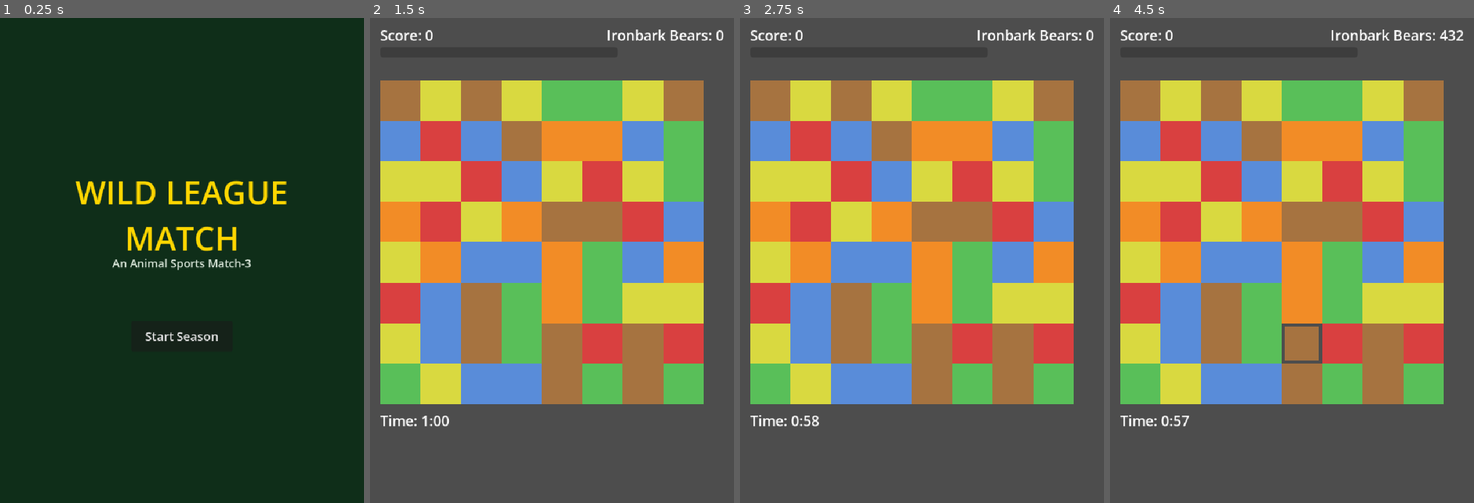
Above: before the commit, frames 1-4 (left to right).
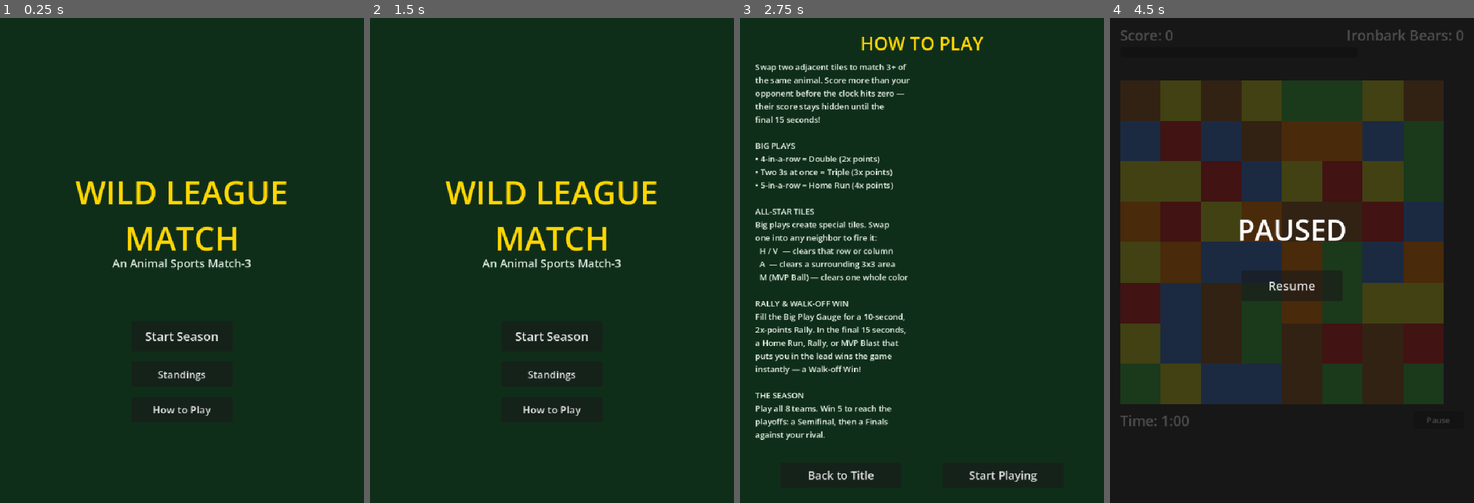
Above: after the commit, the same moments.

Repository: Pazderk/Wild-League-Match
Game: Godot game, scene res://scenes/title_screen.tscn
The game is run twice, just before and just after one commit, with the same random seed, the same clock (stepped at 60 frames per second) and the same inputs.
Inputs (mouse positions are in pixels of both pictures, inside the frame that each line leads up to):
- Up to frame 1 (0.25 s): no input
- Up to frame 2 (1.5 s): click "Start Season" (after the commit: "Standings") at 0.5 s; click (552, 464) at 1.25 s, where only the run after the commit has a clickable "Back to Title"
- Up to frame 3 (2.75 s): click (922, 410) at 2 s, where only the run after the commit has a clickable "How to Play"
- Up to frame 4 (4.5 s): click (1211, 473) at 2.75 s, where only the run after the commit has a clickable "Back to Title"; click (1292, 338) at 3.5 s, where only the run after the commit has a clickable "Start Season"; click (1437, 420) at 4.25 s, where only the run after the commit has a clickable "Pause"

The runs differ from the first frame. In frame 1, 0.3% of the frame differs, in the area x 42-58%, y 72-83%; in frame 2, 100%, in the area x 0-100%, y 0-100%; in frame 3, 100%; in frame 4, 100%.

Commit message:
Add a league standings hub, an in-game pause button, and a How to Play tutorial
- League Standings screen (from the title screen): current stage and
  record for regular season, an in-progress Semifinal/Finals series, or
  the season's terminal outcome, plus your record against all 8 teams
  with the rival marked.
- In-game Pause button freezes the clock and blocks input via a new
  `is_user_paused` flag, kept separate from the internal `is_paused` used
  by announcements so the two can't collide — pausing is ignored while an
  announcement overlay is already showing or after the game's over.
- How to Play tutorial screen covering the swap-3 basics, bonus tiers,
  All-Star tiles, Rally/Walk-off Win, and the season structure. Shown
  automatically the first time a player clicks "Start Season" (tracked in
  a separate prefs.json so it isn't wiped by a season reset), and
  reachable anytime from the title screen afterward.

Verified via scripted tests (pause freezing time/blocking input and
correctly ignored during announcements or after game over; standings text
for every season stage; tutorial-seen persisting across a simulated
reload) and a full manual click-through in-browser, which caught a real
text/button overlap on the tutorial screen that the scripted tests
couldn't have — fixed by shrinking the body text before shipping.

Diff:
--- a/scenes/board.tscn
+++ b/scenes/board.tscn
@@ -60,6 +60,13 @@
 theme_override_font_sizes/font_size = 28
 text = "Time: 1:00"
 
+[node name="PauseButton" type="Button" parent="."]
+offset_left = 600.0
+offset_top = 778.0
+offset_right = 700.0
+offset_bottom = 813.0
+text = "Pause"
+
 [node name="BigPlayLabel" type="Label" parent="."]
 visible = false
 offset_left = 60.0
@@ -169,6 +176,36 @@
 
 [node name="RallyAudio" type="AudioStreamPlayer" parent="RallyAnnouncement"]
 
+[node name="PauseOverlay" type="Control" parent="."]
+visible = false
+offset_right = 720.0
+offset_bottom = 960.0
+mouse_filter = 1
+
+[node name="PauseDimmer" type="ColorRect" parent="PauseOverlay"]
+offset_right = 720.0
+offset_bottom = 960.0
+color = Color(0, 0, 0, 0.7)
+
+[node name="PausedLabel" type="Label" parent="PauseOverlay"]
+offset_left = 10.0
+offset_top = 380.0
+offset_right = 710.0
+offset_bottom = 460.0
+theme_override_colors/font_color = Color(1, 1, 1, 1)
+theme_override_font_sizes/font_size = 56
+horizontal_alignment = 1
+vertical_alignment = 1
+text = "PAUSED"
+
+[node name="ResumeButton" type="Button" parent="PauseOverlay"]
+offset_left = 260.0
+offset_top = 500.0
+offset_right = 460.0
+offset_bottom = 560.0
+theme_override_font_sizes/font_size = 24
+text = "Resume"
+
 [node name="EndPanel" type="Panel" parent="."]
 visible = false
 offset_left = 60.0
--- /dev/null
+++ b/scenes/standings_screen.tscn
@@ -0,0 +1,49 @@
+[gd_scene load_steps=2 format=3]
+
+[ext_resource type="Script" path="res://scripts/standings_screen.gd" id="1"]
+
+[node name="StandingsScreen" type="Node2D"]
+script = ExtResource("1")
+
+[node name="Background" type="ColorRect" parent="."]
+offset_right = 720.0
+offset_bottom = 960.0
+color = Color(0.06, 0.18, 0.1, 1)
+
+[node name="TitleLabel" type="Label" parent="."]
+offset_left = 20.0
+offset_top = 30.0
+offset_right = 700.0
+offset_bottom = 80.0
+theme_override_colors/font_color = Color(1, 0.84, 0, 1)
+theme_override_font_sizes/font_size = 40
+horizontal_alignment = 1
+text = "SEASON STANDINGS"
+
+[node name="StatusLabel" type="Label" parent="."]
+offset_left = 20.0
+offset_top = 110.0
+offset_right = 700.0
+offset_bottom = 220.0
+theme_override_colors/font_color = Color(1, 1, 1, 1)
+theme_override_font_sizes/font_size = 24
+horizontal_alignment = 1
+text = "Regular Season: Game 1 of 8"
+
+[node name="TeamsLabel" type="Label" parent="."]
+offset_left = 40.0
+offset_top = 250.0
+offset_right = 680.0
+offset_bottom = 700.0
+theme_override_colors/font_color = Color(0.9, 0.95, 0.9, 1)
+theme_override_font_sizes/font_size = 22
+vertical_alignment = 0
+text = "Team records"
+
+[node name="BackButton" type="Button" parent="."]
+offset_left = 260.0
+offset_top = 850.0
+offset_right = 460.0
+offset_bottom = 910.0
+theme_override_font_sizes/font_size = 24
+text = "Back to Title"
--- a/scenes/title_screen.tscn
+++ b/scenes/title_screen.tscn
@@ -39,3 +39,19 @@
 offset_bottom = 660.0
 theme_override_font_sizes/font_size = 24
 text = "Start Season"
+
+[node name="StandingsButton" type="Button" parent="."]
+offset_left = 260.0
+offset_top = 680.0
+offset_right = 460.0
+offset_bottom = 730.0
+theme_override_font_sizes/font_size = 20
+text = "Standings"
+
+[node name="HowToPlayButton" type="Button" parent="."]
+offset_left = 260.0
+offset_top = 750.0
+offset_right = 460.0
+offset_bottom = 800.0
+theme_override_font_sizes/font_size = 20
+text = "How to Play"
--- /dev/null
+++ b/scenes/tutorial_screen.tscn
@@ -0,0 +1,74 @@
+[gd_scene load_steps=2 format=3]
+
+[ext_resource type="Script" path="res://scripts/tutorial_screen.gd" id="1"]
+
+[node name="TutorialScreen" type="Node2D"]
+script = ExtResource("1")
+
+[node name="Background" type="ColorRect" parent="."]
+offset_right = 720.0
+offset_bottom = 960.0
+color = Color(0.06, 0.18, 0.1, 1)
+
+[node name="TitleLabel" type="Label" parent="."]
+offset_left = 20.0
+offset_top = 25.0
+offset_right = 700.0
+offset_bottom = 70.0
+theme_override_colors/font_color = Color(1, 0.84, 0, 1)
+theme_override_font_sizes/font_size = 36
+horizontal_alignment = 1
+text = "HOW TO PLAY"
+
+[node name="BodyLabel" type="Label" parent="."]
+offset_left = 30.0
+offset_top = 85.0
+offset_right = 690.0
+offset_bottom = 830.0
+theme_override_colors/font_color = Color(0.92, 0.96, 0.92, 1)
+theme_override_font_sizes/font_size = 16
+text = "Swap two adjacent tiles to match 3+ of
+the same animal. Score more than your
+opponent before the clock hits zero —
+their score stays hidden until the
+final 15 seconds!
+
+BIG PLAYS
+• 4-in-a-row = Double (2x points)
+• Two 3s at once = Triple (3x points)
+• 5-in-a-row = Home Run (4x points)
+
+ALL-STAR TILES
+Big plays create special tiles. Swap
+one into any neighbor to fire it:
+  H / V  — clears that row or column
+  A  — clears a surrounding 3x3 area
+  M (MVP Ball) — clears one whole color
+
+RALLY & WALK-OFF WIN
+Fill the Big Play Gauge for a 10-second,
+2x-points Rally. In the final 15 seconds,
+a Home Run, Rally, or MVP Blast that
+puts you in the lead wins the game
+instantly — a Walk-off Win!
+
+THE SEASON
+Play all 8 teams. Win 5 to reach the
+playoffs: a Semifinal, then a Finals
+against your rival."
+
+[node name="BackButton" type="Button" parent="."]
+offset_left = 80.0
+offset_top = 880.0
+offset_right = 320.0
+offset_bottom = 930.0
+theme_override_font_sizes/font_size = 22
+text = "Back to Title"
+
+[node name="StartPlayingButton" type="Button" parent="."]
+offset_left = 400.0
+offset_top = 880.0
+offset_right = 640.0
+offset_bottom = 930.0
+theme_override_font_sizes/font_size = 22
+text = "Start Playing"
--- a/scripts/board.gd
+++ b/scripts/board.gd
@@ -77,11 +77,15 @@
 @onready var final_score_label: Label = $EndPanel/FinalScoreLabel
 @onready var stats_label: Label = $EndPanel/StatsLabel
 @onready var play_again_button: Button = $EndPanel/PlayAgainButton
+@onready var pause_button: Button = $PauseButton
+@onready var pause_overlay: Control = $PauseOverlay
+@onready var resume_button: Button = $PauseOverlay/ResumeButton
 
 var grid: Array = [] # grid[x][y] -> Tile node
 var selected_tile: Vector2i = Vector2i(-1, -1)
 var is_busy := false
 var is_paused := false
+var is_user_paused := false
 var game_over := false
 var score := 0
 
@@ -148,6 +152,10 @@
 		else:
 			get_tree().reload_current_scene()
 	)
+
+	pause_overlay.visible = false
+	pause_button.pressed.connect(_on_pause_pressed)
+	resume_button.pressed.connect(_on_resume_pressed)
 
 	if SeasonManager.is_playoff_stage():
 		await _show_playoff_intro()
@@ -181,7 +189,7 @@
 
 
 func _process(delta: float) -> void:
-	if game_over or is_paused:
+	if game_over or is_paused or is_user_paused:
 		return
 
 	if time_left > 0.0:
@@ -228,6 +236,21 @@
 	var gain: int = int(max(15.0, deficit * randf_range(0.6, 1.4)))
 	decoy_score += gain
 	opponent_label.text = "%s: %d" % [current_team_name, decoy_score]
+
+
+## A manual pause, distinct from the internal `is_paused` used to freeze
+## the game during announcements — ignored while one of those is already
+## showing (or after the game's over) so the two can't collide.
+func _on_pause_pressed() -> void:
+	if game_over or rally_announcement.visible:
+		return
+	is_user_paused = true
+	pause_overlay.visible = true
+
+
+func _on_resume_pressed() -> void:
+	is_user_paused = false
+	pause_overlay.visible = false
 
 
 func _update_time_label() -> void:
@@ -416,7 +439,7 @@
 
 
 func _on_tile_clicked(grid_pos: Vector2i) -> void:
-	if game_over or is_busy or is_paused:
+	if game_over or is_busy or is_paused or is_user_paused:
 		return
 
 	if selected_tile == Vector2i(-1, -1):
--- a/scripts/season_manager.gd
+++ b/scripts/season_manager.gd
@@ -17,6 +17,7 @@
 ## full reset.
 
 const SAVE_PATH := "user://season_save.json"
+const PREFS_PATH := "user://prefs.json"
 
 const REGULAR_SEASON_GAMES := 8
 const WINS_NEEDED_TO_QUALIFY := 5
@@ -50,9 +51,41 @@
 var series_opponent_wins := 0
 var other_semifinal_result := ""
 
+# Kept in a separate small file from season_save.json since it's a one-time
+# preference, not season progress — reset_season() must never touch it.
+var tutorial_seen := false
+
 
 func _ready() -> void:
 	_load()
+	_load_prefs()
+
+
+func mark_tutorial_seen() -> void:
+	tutorial_seen = true
+	_save_prefs()
+
+
+func _save_prefs() -> void:
+	var f := FileAccess.open(PREFS_PATH, FileAccess.WRITE)
+	if f:
+		f.store_string(JSON.stringify({"tutorial_seen": tutorial_seen}))
+		f.close()
+
+
+func _load_prefs() -> void:
+	if not FileAccess.file_exists(PREFS_PATH):
+		return
+	var f := FileAccess.open(PREFS_PATH, FileAccess.READ)
+	if not f:
+		return
+	var text := f.get_as_text()
+	f.close()
+
+	var parsed = JSON.parse_string(text)
+	if typeof(parsed) != TYPE_DICTIONARY:
+		return
+	tutorial_seen = parsed.get("tutorial_seen", false)
 
 
 func is_playoff_stage() -> bool:
--- /dev/null
+++ b/scripts/standings_screen.gd
@@ -0,0 +1,48 @@
+extends Node2D
+
+@onready var status_label: Label = $StatusLabel
+@onready var teams_label: Label = $TeamsLabel
+@onready var back_button: Button = $BackButton
+
+
+func _ready() -> void:
+	status_label.text = _build_status_text()
+	teams_label.text = _build_teams_text()
+	back_button.pressed.connect(func(): get_tree().change_scene_to_file("res://scenes/title_screen.tscn"))
+
+
+func _build_status_text() -> String:
+	match SeasonManager.stage:
+		"regular":
+			var next_team: String = SeasonManager.get_current_opponent().name
+			return "Regular Season: Game %d of %d\nSeason Record: %d-%d\nNext: %s" % [
+				SeasonManager.regular_games_played + 1, SeasonManager.REGULAR_SEASON_GAMES,
+				SeasonManager.regular_wins, SeasonManager.regular_losses, next_team
+			]
+		"semifinal":
+			return "SEMIFINAL vs %s\nSeries: You %d - %d" % [
+				SeasonManager.SEMIFINAL_OPPONENT_NAME, SeasonManager.series_player_wins, SeasonManager.series_opponent_wins
+			]
+		"finals":
+			return "FINALS vs %s\nSeries: You %d - %d" % [
+				SeasonManager.RIVAL_NAME, SeasonManager.series_player_wins, SeasonManager.series_opponent_wins
+			]
+		"champion":
+			return "SEASON COMPLETE\nYou're the Champion!"
+		"eliminated_semis":
+			return "SEASON COMPLETE\nEliminated in the Semifinals"
+		"eliminated_finals":
+			return "SEASON COMPLETE\nEliminated in the Finals"
+		"missed_playoffs":
+			return "SEASON COMPLETE\nMissed the playoffs at %d-%d" % [SeasonManager.regular_wins, SeasonManager.regular_losses]
+		_:
+			return ""
+
+
+func _build_teams_text() -> String:
+	var lines: Array = []
+	for t in SeasonManager.teams:
+		var record: Dictionary = SeasonManager.get_record(t.name)
+		var marker := "  (RIVAL)" if t.rival else ""
+		lines.append("%s: %d-%d%s" % [t.name, record.wins, record.losses, marker])
+	return "\n".join(lines)
--- a/scripts/title_screen.gd
+++ b/scripts/title_screen.gd
@@ -1,9 +1,20 @@
 extends Node2D
 
 @onready var start_button: Button = $StartButton
+@onready var standings_button: Button = $StandingsButton
+@onready var how_to_play_button: Button = $HowToPlayButton
 
 
 func _ready() -> void:
 	var fresh_season: bool = SeasonManager.stage == "regular" and SeasonManager.regular_games_played == 0
 	start_button.text = "Start Season" if fresh_season else "Continue Season"
-	start_button.pressed.connect(func(): get_tree().change_scene_to_file("res://scenes/board.tscn"))
+	start_button.pressed.connect(_on_start_pressed)
+	standings_button.pressed.connect(func(): get_tree().change_scene_to_file("res://scenes/standings_screen.tscn"))
+	how_to_play_button.pressed.connect(func(): get_tree().change_scene_to_file("res://scenes/tutorial_screen.tscn"))
+
+
+func _on_start_pressed() -> void:
+	if not SeasonManager.tutorial_seen:
+		get_tree().change_scene_to_file("res://scenes/tutorial_screen.tscn")
+	else:
+		get_tree().change_scene_to_file("res://scenes/board.tscn")
--- /dev/null
+++ b/scripts/tutorial_screen.gd
@@ -0,0 +1,10 @@
+extends Node2D
+
+@onready var back_button: Button = $BackButton
+@onready var start_button: Button = $StartPlayingButton
+
+
+func _ready() -> void:
+	SeasonManager.mark_tutorial_seen()
+	back_button.pressed.connect(func(): get_tree().change_scene_to_file("res://scenes/title_screen.tscn"))
+	start_button.pressed.connect(func(): get_tree().change_scene_to_file("res://scenes/board.tscn"))
Not shown, added: scripts/standings_screen.gd.uid
Not shown, added: scripts/tutorial_screen.gd.uid
Not shown, changed: docs/index.html
Not shown, changed: docs/index.pck
